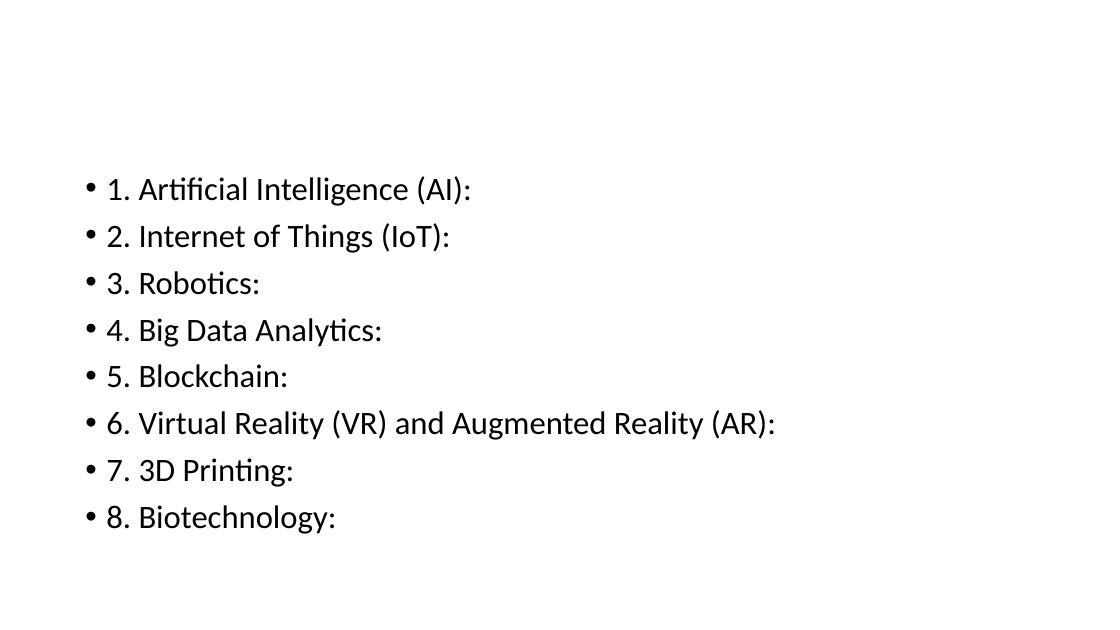
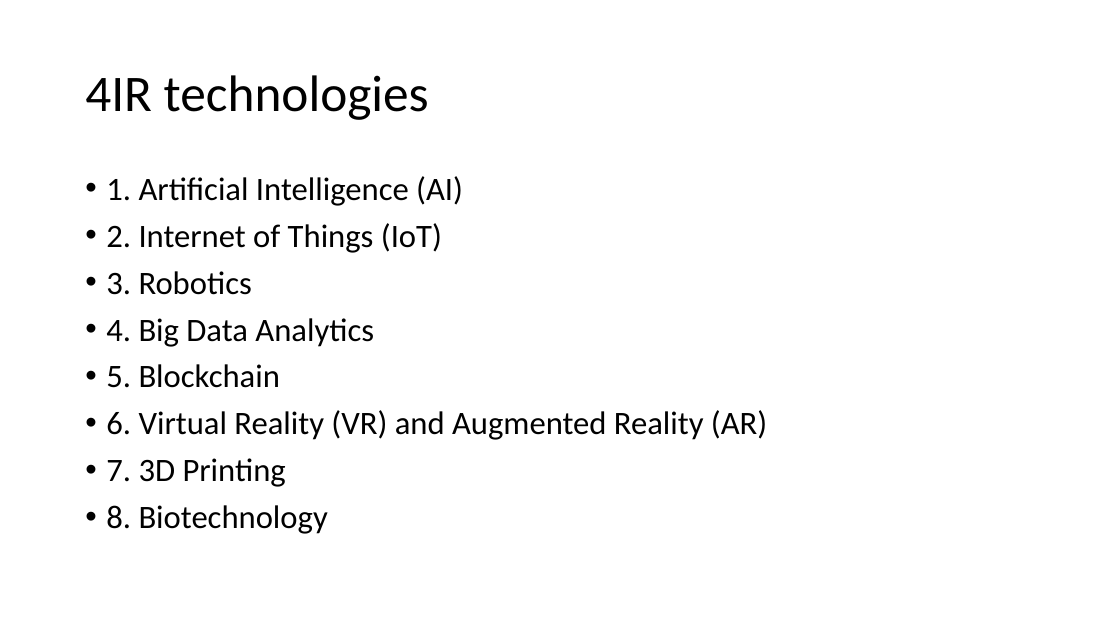
Before and after one commit to MoazzemhossainMoazz/HPP_files, a slide deck: slide 10 of 7 Fourth Industrial Revolution(4IR).pptx. Drawn at 1120x630 pixels with LibreOffice and Linux fonts; fonts in the diff are those of the drawing. Boxes give left, top, right and bottom in pixels: in the first picture for what was removed or moved away, otherwise in the second. Text is boxed around its words. In the diff, an @@ line names an element or a change of style, - is before the commit and + after.

Commit message:
update 7 file

```diff
--- a/7 Fourth Industrial Revolution(4IR).pptx
+++ b/7 Fourth Industrial Revolution(4IR).pptx
@@ title added at bbox=[85, 75, 429, 120], 44 pt, text #000000 @@
+4IR technologies
@@ text at bbox=[106, 176, 767, 534]: text changed @@
-• 1. Artificial Intelligence (AI):
-• 2. Internet of Things (IoT):
-• 3. Robotics:
-• 4. Big Data Analytics:
-• 5. Blockchain:
-• 6. Virtual Reality (VR) and Augmented Reality (AR):
-• 7. 3D Printing:
-• 8. Biotechnology:
+• 1. Artificial Intelligence (AI)
+• 2. Internet of Things (IoT)
+• 3. Robotics
+• 4. Big Data Analytics
+• 5. Blockchain
+• 6. Virtual Reality (VR) and Augmented Reality (AR)
+• 7. 3D Printing
+• 8. Biotechnology
```
Also in this commit, not shown: 8 other slides changed, 2 slides added, 5 slides removed.
